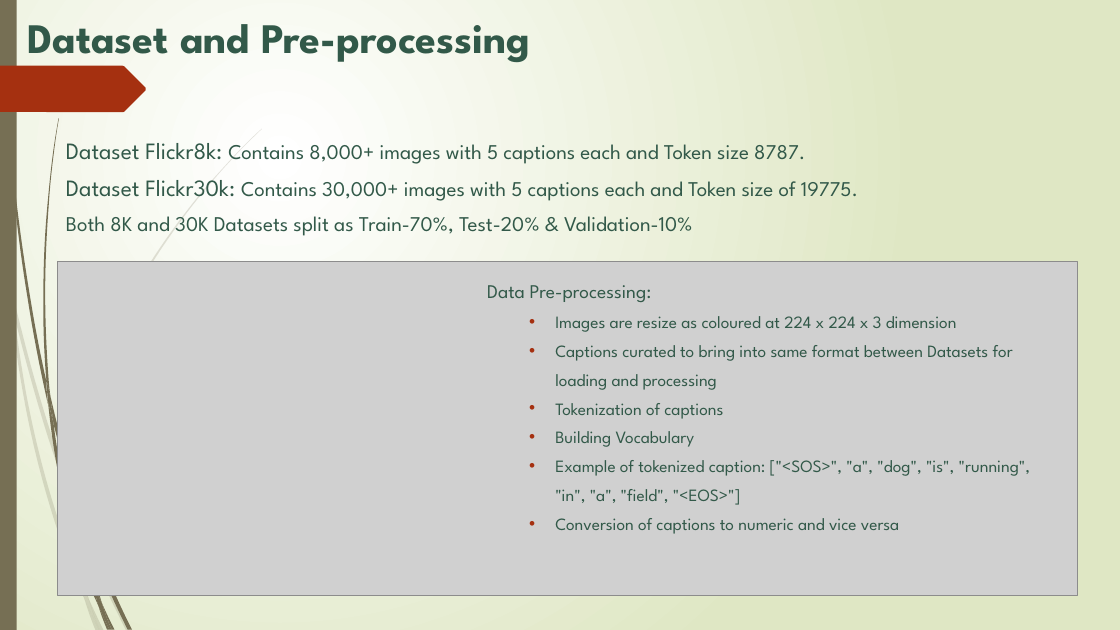
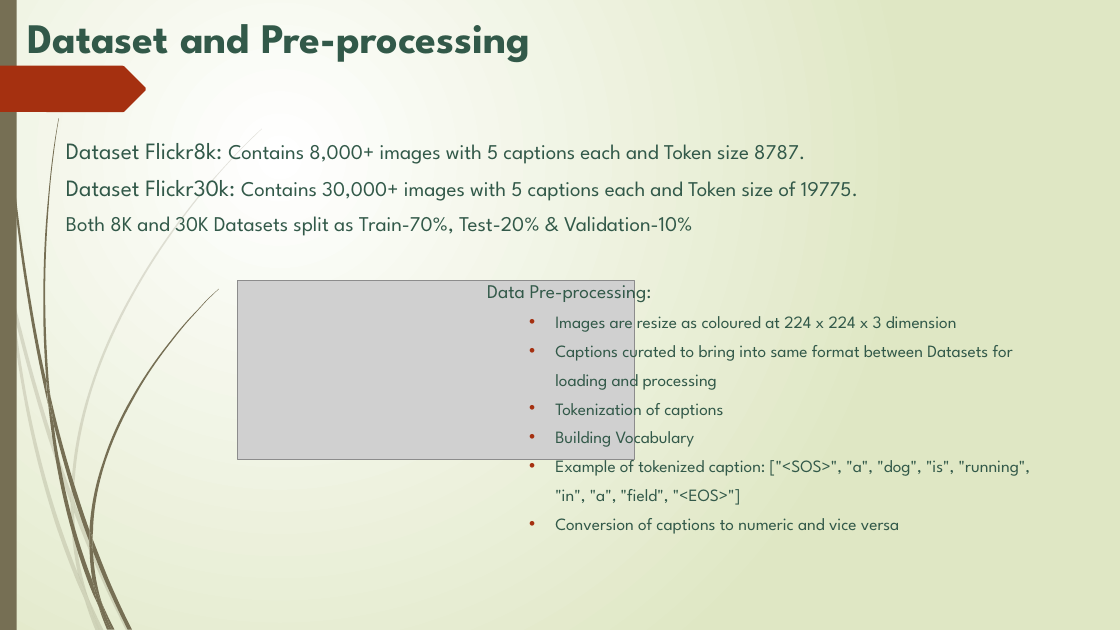
Before and after one commit to RRKBHUVANA/ImageCaptioningIIIT, a slide deck: slide 4 of Automatic Image Captioning_v3.pptx. Drawn at 1120x630 pixels with LibreOffice and Linux fonts; fonts in the diff are those of the drawing; grey boxes stand for pictures. Boxes give left, top, right and bottom in pixels: in the first picture for what was removed or moved away, otherwise in the second. Text is boxed around its words. In the diff, an @@ line names an element or a change of style, - is before the commit and + after.

```diff
--- a/Automatic Image Captioning_v3.pptx
+++ b/Automatic Image Captioning_v3.pptx
@@ freeform shape added at [89,289,218,539], fill #766F54 @@
@@ picture: place and size @@
-picture at [58,262,1078,597]
+picture at [238,280,634,459]
@@ freeform shape added at [71,492,74,513], fill #766F54 at 20% opacity @@
@@ freeform shape added at [89,530,92,551], fill #766F54 @@
```
Also in this commit, not shown: 1 other slide changed, 1 slide added, 1 other file.
